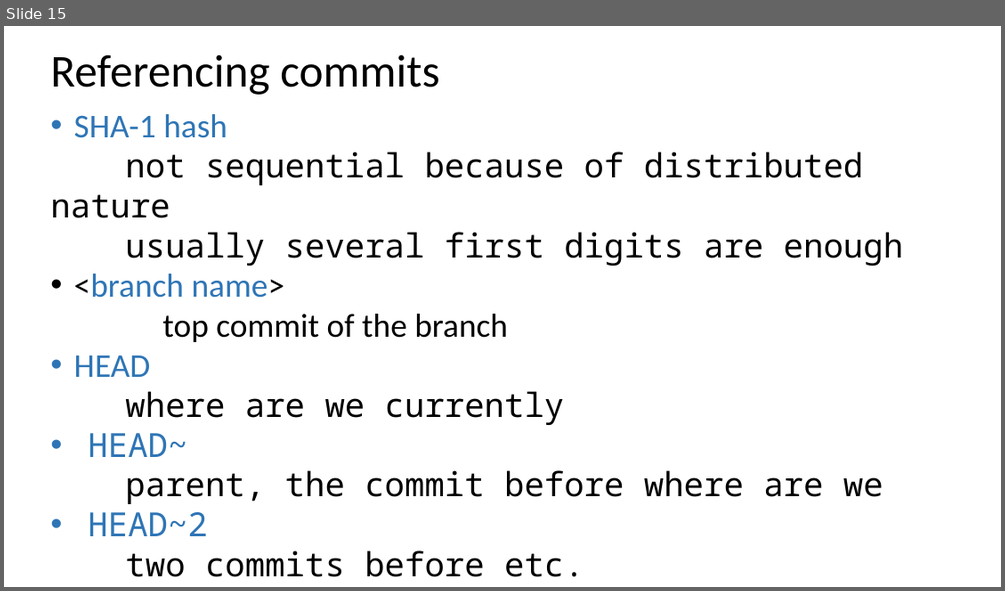
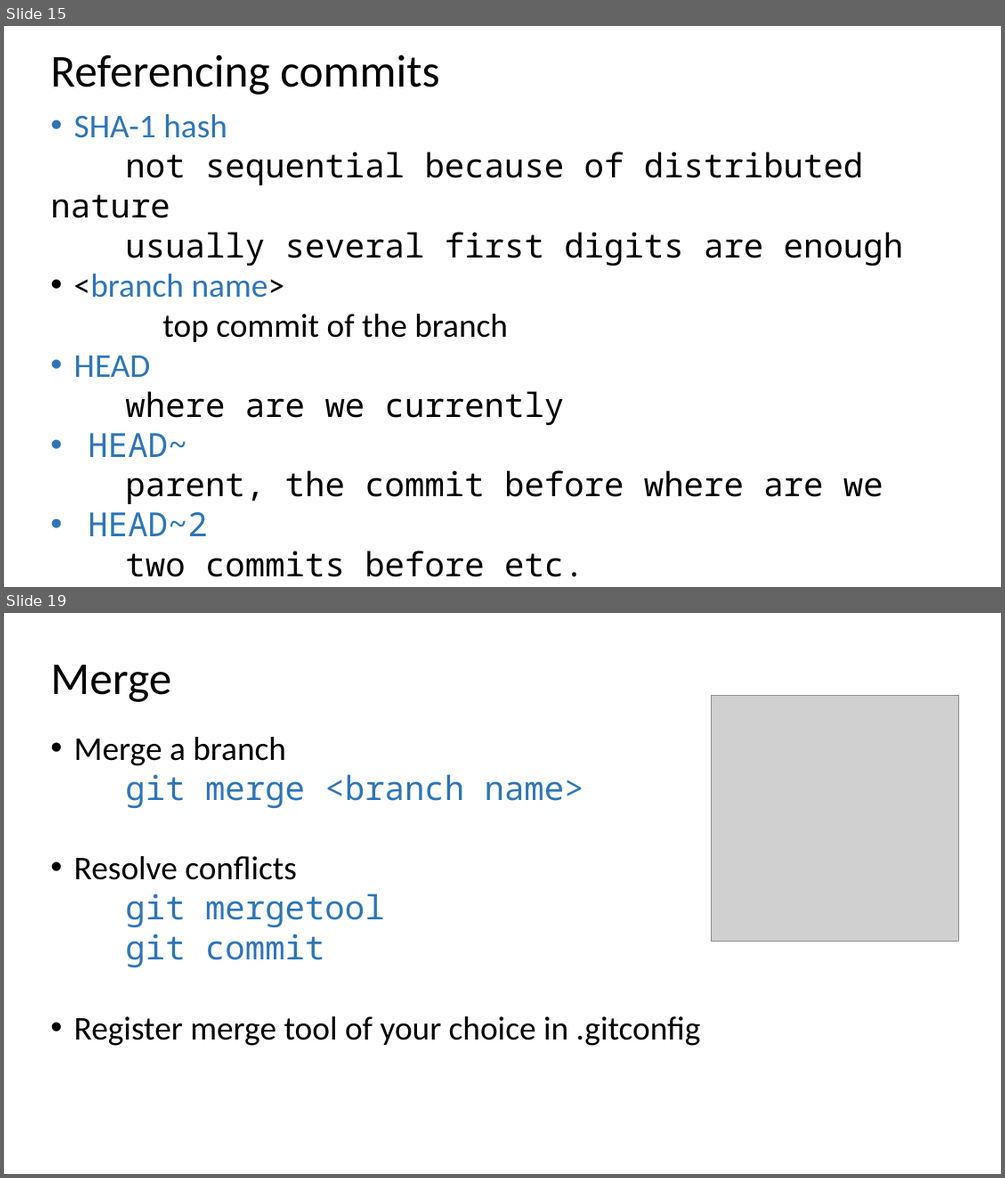
Before and after one commit to ogvolkov/git-101, a slide deck: git101.pptx. Shown one above the other, each under a label of ours: slide 15 before the commit, slides 15 and 19 after it; the slides between them are not shown. The pictures are 1005x591 and 1005x1178 pixels, drawn with LibreOffice and Linux fonts; fonts in the diff are those of the drawing; grey boxes stand for pictures. Boxes give left, top, right and bottom in pixels: in the first picture for what was removed or moved away, otherwise in the second. Text is boxed around its words. In the diff, an @@ line names an element or a change of style, - is before the commit and + after.

```diff
--- a/git101.pptx
+++ b/git101.pptx
@@ slide 19 added at (4,613,1001,1174), background #FFFFFF @@
@@ text added at (50,665,171,702), 44 pt, text #000000 @@
+Merge
@@ picture added at (712,695,959,941) @@
@@ text added at (74,737,701,1046), 32 pt, text #000000 @@
+• Merge a branch
+git merge <branch name>
+• Resolve conflicts
+git mergetool
+git commit
+• Register merge tool of your choice in .gitconfig
```
Also in this commit, not shown: 7 slides changed, 4 other slides added, 1 slide removed.
